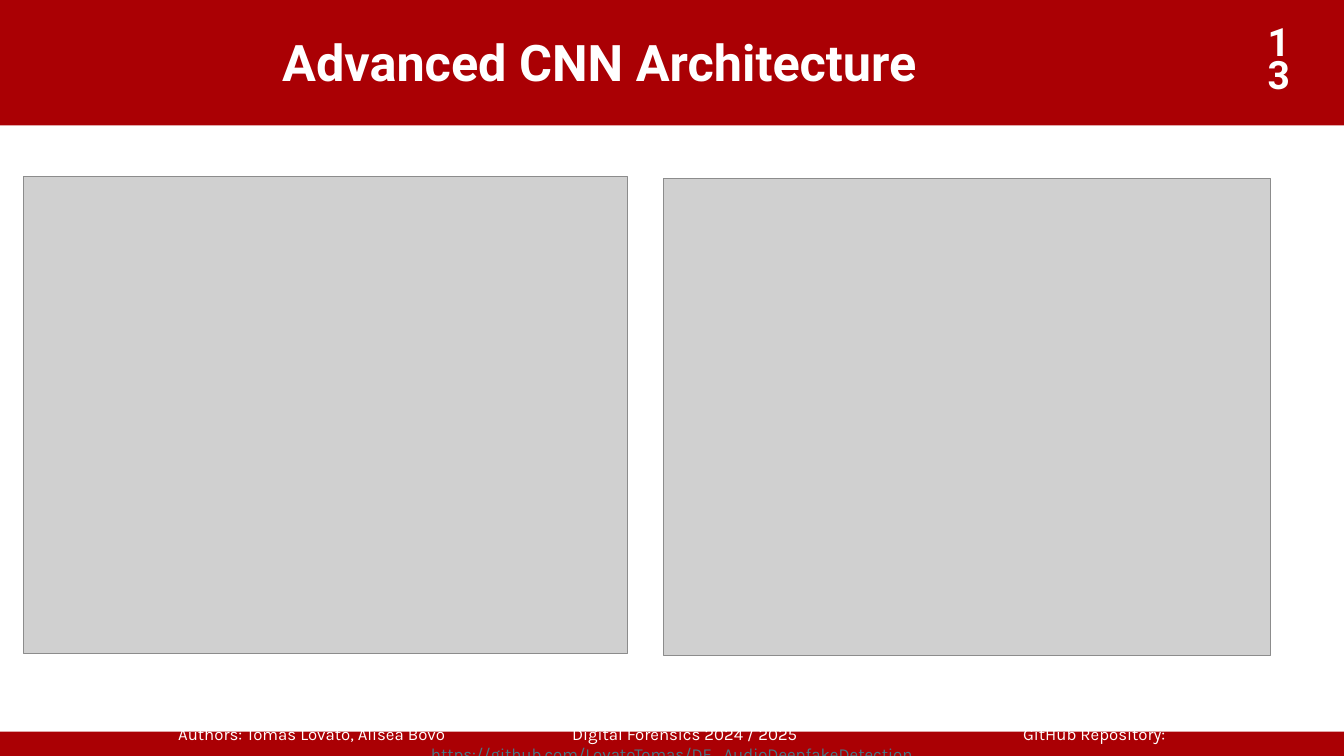
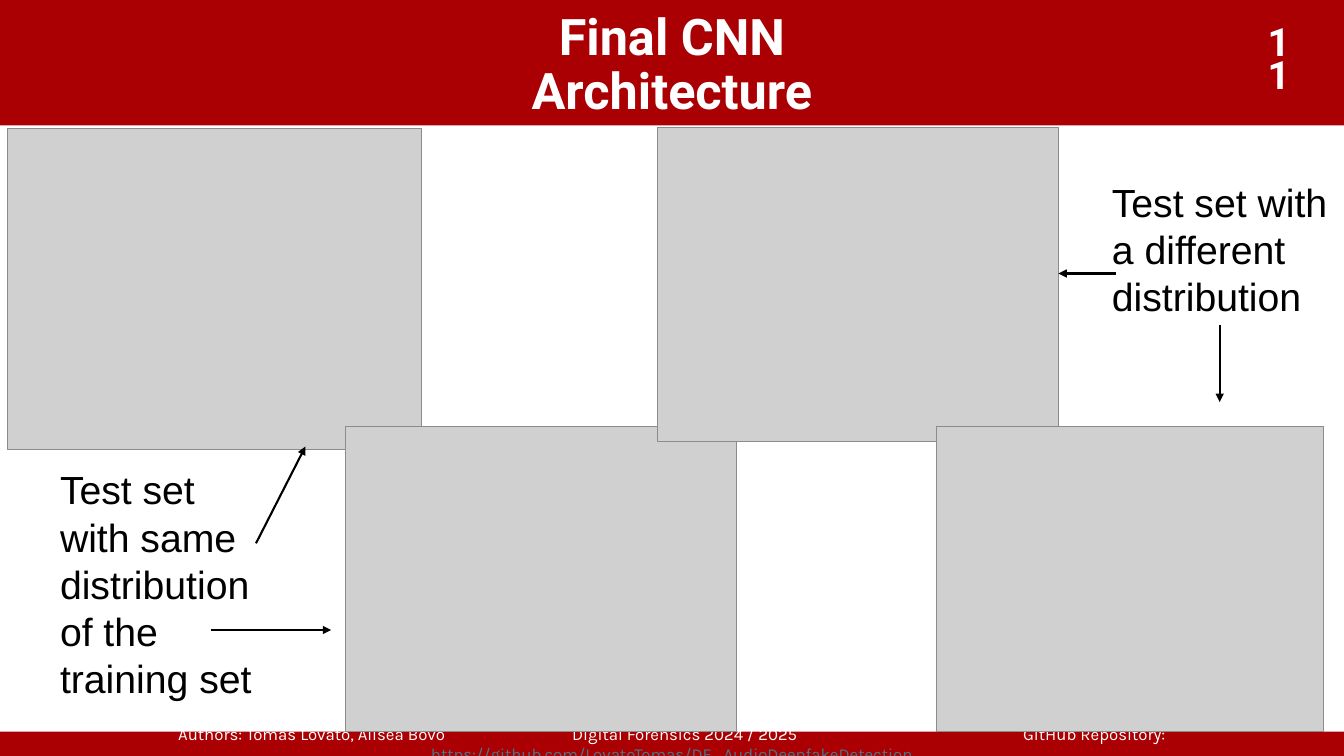
Before and after one commit to LovatoTomas/DF_AudioDeepfakeDetection, a slide deck: slide 11 of DeepFake_Audio_Detection.pptx (slide 13 before the commit). Drawn at 1344x756 pixels with LibreOffice and Linux fonts; fonts in the diff are those of the drawing; grey boxes stand for pictures; background and template pictures are left out. Boxes give left, top, right and bottom in pixels: in the first picture for what was removed or moved away, otherwise in the second. Text is boxed around its words. In the diff, an @@ line names an element or a change of style, - is before the commit and + after.

```diff
--- a/DeepFake_Audio_Detection.pptx
+++ b/DeepFake_Audio_Detection.pptx
@@ title at (532, 17, 813, 110): text changed @@
-Advanced CNN Architecture
+Final CNN Architecture
@@ page number at (1250, 30, 1309, 96): text changed @@
-13
+11
@@ picture added at (7, 128, 421, 449) @@
@@ picture: place and size @@
-picture at (663, 178, 1270, 655)
+picture at (658, 128, 1059, 442)
@@ text added at (1112, 188, 1328, 312), 28 pt, text #000000 @@
+Test set with a different distribution
@@ arrow added from (1116, 273) to (1059, 273), #000000 1.5 pt @@
@@ arrow added from (1220, 326) to (1220, 402), #000000 1.5 pt @@
@@ arrow added from (256, 543) to (306, 447), #000000 1.5 pt @@
@@ picture added at (346, 426, 737, 732) @@
@@ picture: place and size @@
-picture at (23, 176, 628, 653)
+picture at (937, 426, 1324, 732)
@@ text added at (60, 477, 251, 701), 28 pt, text #000000 @@
+Test set with same distribution of the training set
@@ arrow added from (211, 630) to (332, 630), #000000 1.5 pt @@
```
Also in this commit, not shown: 14 other slides changed, 3 slides removed, 2 other files.
